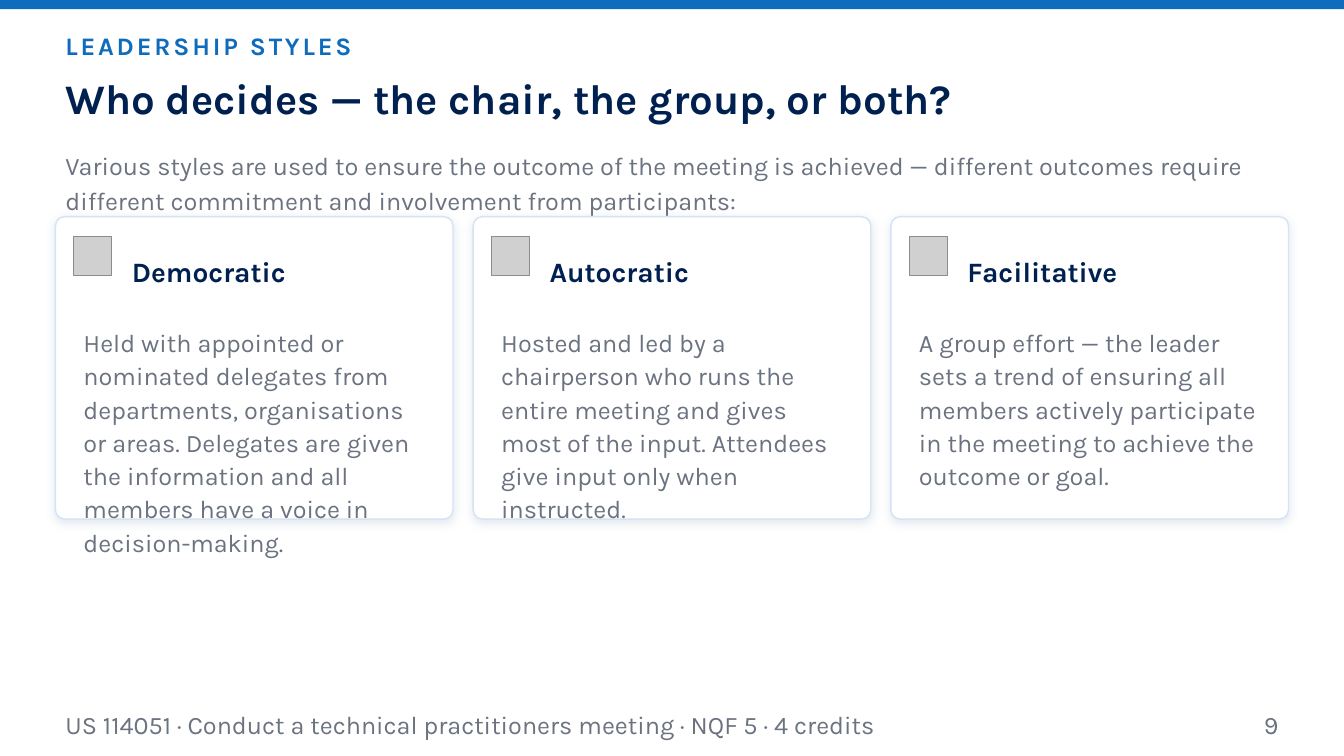
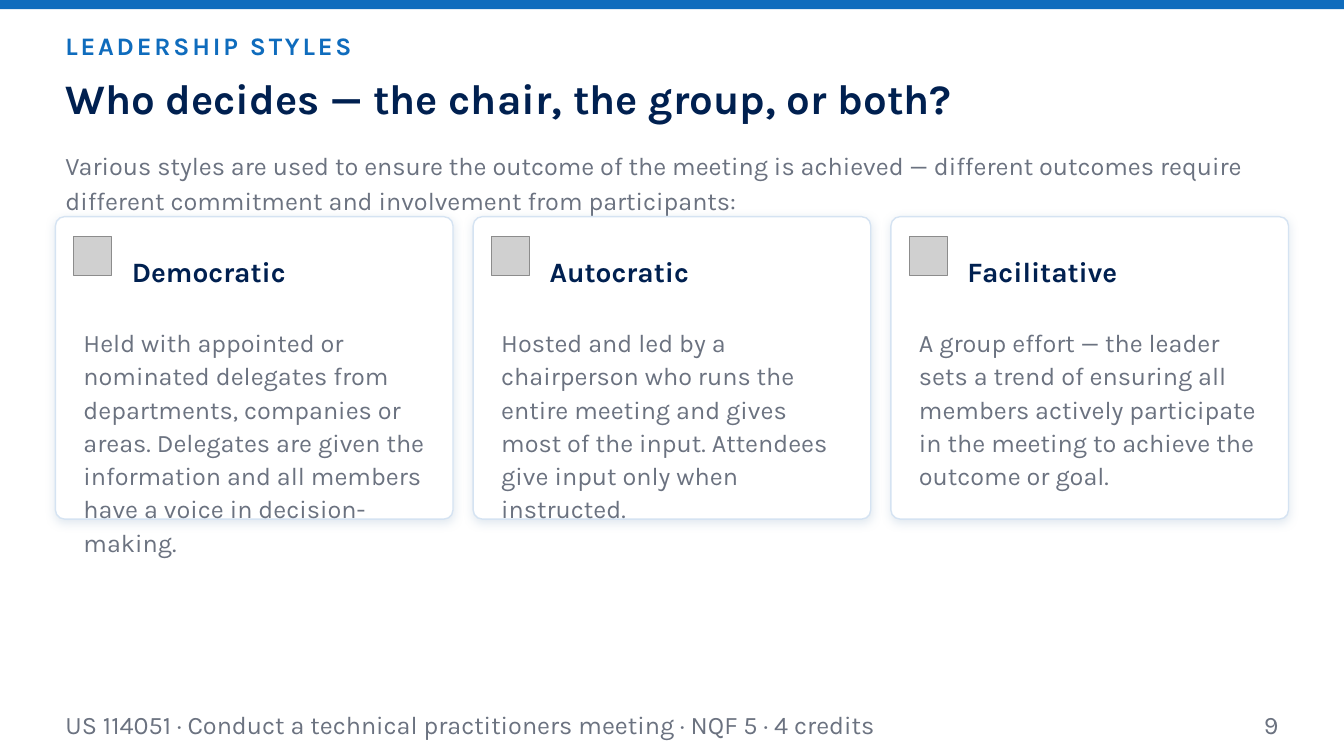
Before and after one commit to andrekyle/ITsystemsupport, a slide deck: slide 9 of public/downloads/US-114051-L1-Knowledge-of-Meetings.pptx. Drawn at 1344x756 pixels with LibreOffice and Linux fonts; fonts in the diff are those of the drawing; grey boxes stand for pictures. Boxes give left, top, right and bottom in pixels: in the first picture for what was removed or moved away, otherwise in the second. Text is boxed around its words. In the diff, an @@ line names an element or a change of style, - is before the commit and + after.

```diff
--- a/public/downloads/US-114051-L1-Knowledge-of-Meetings.pptx
+++ b/public/downloads/US-114051-L1-Knowledge-of-Meetings.pptx
@@ text at (83, 335, 425, 520): text changed @@
-Held with appointed or nominated delegates from departments, organisations or areas. Delegates are given the information and all members have a voice in decision-making.
+Held with appointed or nominated delegates from departments, companies or areas. Delegates are given the information and all members have a voice in decision-making.
```
Also in this commit, not shown: 7 other slides changed, 19 other files.
